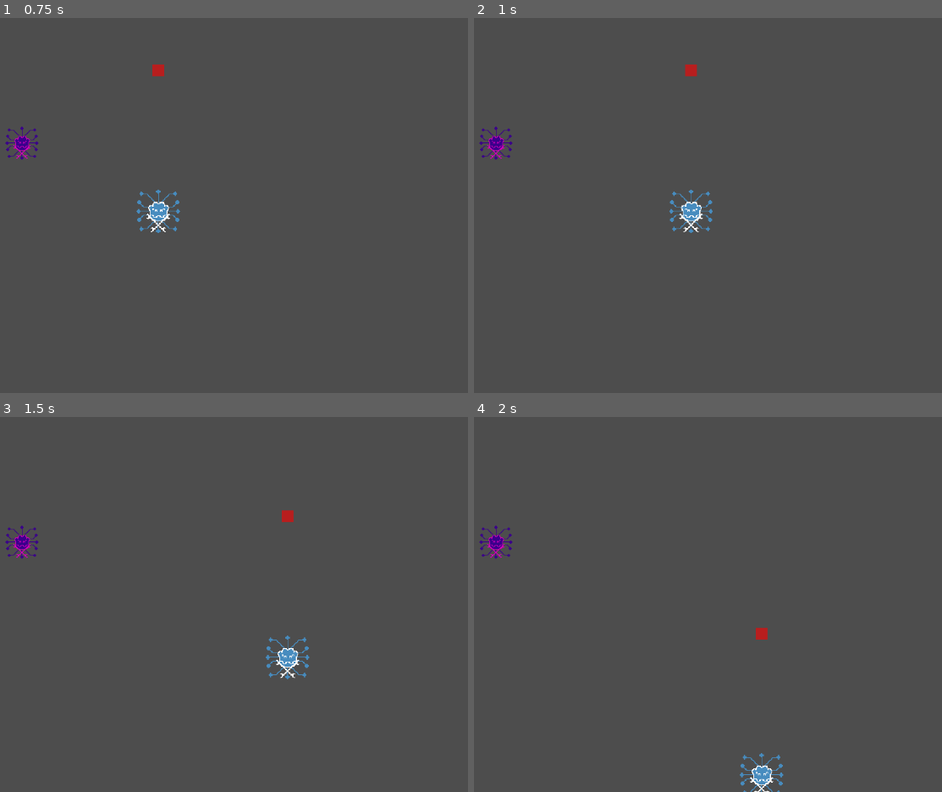
Above: before the commit, frames 1-4 (two rows, left to right).
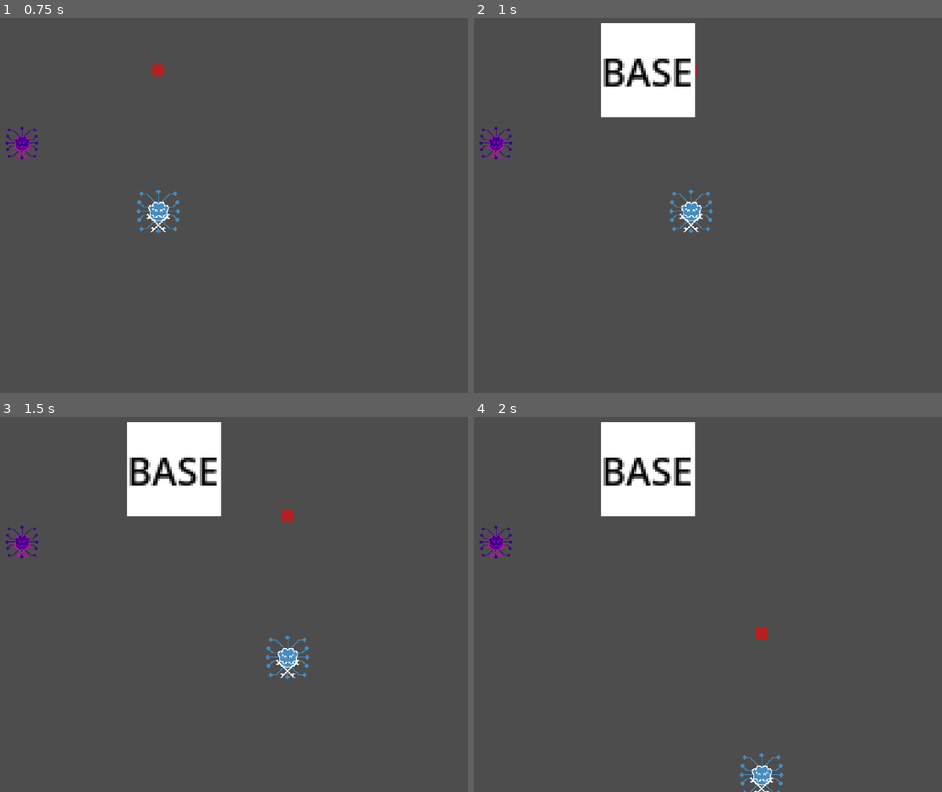
Above: after the commit, the same moments.

Repository: loteque/GoblinGame
Game: Godot game, scene res://main.tscn
Two runs of this game, one before a commit and one after it. Both use one fixed random seed, a clock stepped at 60 frames per second and the inputs below. The project has no main scene, so this scene is started directly.
Inputs:
- Up to frame 1 (0.75 s): tap Enter at 0.5 s; hold D (right) from 0.53 s (still down); tap Space (throw) at 0.6 s
- Up to frame 2 (1 s): keep holding D (right); tap G (place, bound only after the commit) at 0.8 s
- Up to frame 3 (1.5 s): release D (right) at 1.28 s; hold S (down) from 1.28 s (still down); tap G (place, bound only after the commit) at 1.35 s
- Up to frame 4 (2 s): keep holding S (down); tap Space (throw) at 1.55 s

Frame 1 is identical in both runs. In frame 2, 5.0% of the frame differs, in the area x 27-48%, y 1-27%; in frame 3, 5.0%; in frame 4, 5.0%.

Commit message:
add player can place a base, closes #10

Diff:
--- a/PlayerCharacter.gd
+++ b/PlayerCharacter.gd
@@ -2,6 +2,9 @@
 
 @export var speed = 400
 @export var throw_target: Marker2D
+
+var base = preload("res://static_unit.tscn").instantiate()
+var base_placer = BasePlacer.new(1)
 
 func get_input():
     var input_direction = Input.get_vector("left", "right", "up", "down")
@@ -14,3 +17,19 @@
 
 func _physics_process(_delta):
     update_body()
+
+func _input(event):
+    if event.is_action("place"):
+        base_placer.place(base, get_parent(), throw_target.global_transform.origin)
+
+class BasePlacer:
+    var num_bases
+
+    func place(base: Node2D, attachment_node: Node2D, position: Vector2):
+        if num_bases >= 1:
+            attachment_node.add_child(base)
+            base.global_transform.origin = position
+            num_bases = num_bases - 1
+
+    func _init(max_bases: int):
+        num_bases = max_bases
--- a/main.tscn
+++ b/main.tscn
@@ -11,12 +11,12 @@
 
 [node name="Main" type="Node2D"]
 
-[node name="PlayerCharacter" parent="." groups=["Player"] instance=ExtResource("1_rjx7k")]
-position = Vector2(545, 339)
+[node name="NavigationRegion2D" type="NavigationRegion2D" parent="."]
+position = Vector2(577, 322)
+navigation_polygon = SubResource("NavigationPolygon_ocatk")
 
 [node name="Actor" parent="." instance=ExtResource("2_7cfec")]
 position = Vector2(393, 223)
 
-[node name="NavigationRegion2D" type="NavigationRegion2D" parent="."]
-position = Vector2(577, 322)
-navigation_polygon = SubResource("NavigationPolygon_ocatk")
+[node name="PlayerCharacter" parent="." groups=["Player"] instance=ExtResource("1_rjx7k")]
+position = Vector2(545, 339)
--- a/project.godot
+++ b/project.godot
@@ -52,3 +52,9 @@
 , Object(InputEventJoypadButton,"resource_local_to_scene":false,"resource_name":"","device":-1,"button_index":2,"pressure":0.0,"pressed":true,"script":null)
 ]
 }
+place={
+"deadzone": 0.5,
+"events": [Object(InputEventKey,"resource_local_to_scene":false,"resource_name":"","device":-1,"window_id":0,"alt_pressed":false,"shift_pressed":false,"ctrl_pressed":false,"meta_pressed":false,"pressed":false,"keycode":0,"physical_keycode":71,"key_label":0,"unicode":103,"echo":false,"script":null)
+, Object(InputEventJoypadButton,"resource_local_to_scene":false,"resource_name":"","device":-1,"button_index":3,"pressure":0.0,"pressed":true,"script":null)
+]
+}
--- /dev/null
+++ b/static_unit.tscn
@@ -0,0 +1,43 @@
+[gd_scene load_steps=2 format=3 uid="uid://byn4m4upb43ss"]
+
+[sub_resource type="RectangleShape2D" id="RectangleShape2D_u3cdd"]
+size = Vector2(42.25, 42.75)
+
+[node name="StaticUnit" type="StaticBody2D"]
+position = Vector2(216, 414)
+scale = Vector2(4, 4)
+
+[node name="CollisionShape2D" type="CollisionShape2D" parent="."]
+position = Vector2(-0.125, -0.125)
+shape = SubResource("RectangleShape2D_u3cdd")
+
+[node name="ColorRect" type="ColorRect" parent="."]
+anchors_preset = -1
+anchor_left = 0.5
+anchor_right = 0.5
+anchor_bottom = 0.5
+offset_left = -20.0
+offset_top = -20.0
+offset_right = 20.0
+offset_bottom = 20.0
+grow_horizontal = 2
+grow_vertical = 2
+
+[node name="Label" type="Label" parent="ColorRect"]
+texture_filter = 1
+layout_mode = 1
+anchors_preset = 8
+anchor_left = 0.5
+anchor_top = 0.5
+anchor_right = 0.5
+anchor_bottom = 0.5
+offset_left = -20.0
+offset_top = -11.5
+offset_right = 20.0
+offset_bottom = 11.5
+grow_horizontal = 2
+grow_vertical = 2
+theme_override_colors/font_color = Color(0, 0, 0, 1)
+theme_override_font_sizes/font_size = 16
+text = "Base"
+uppercase = true
